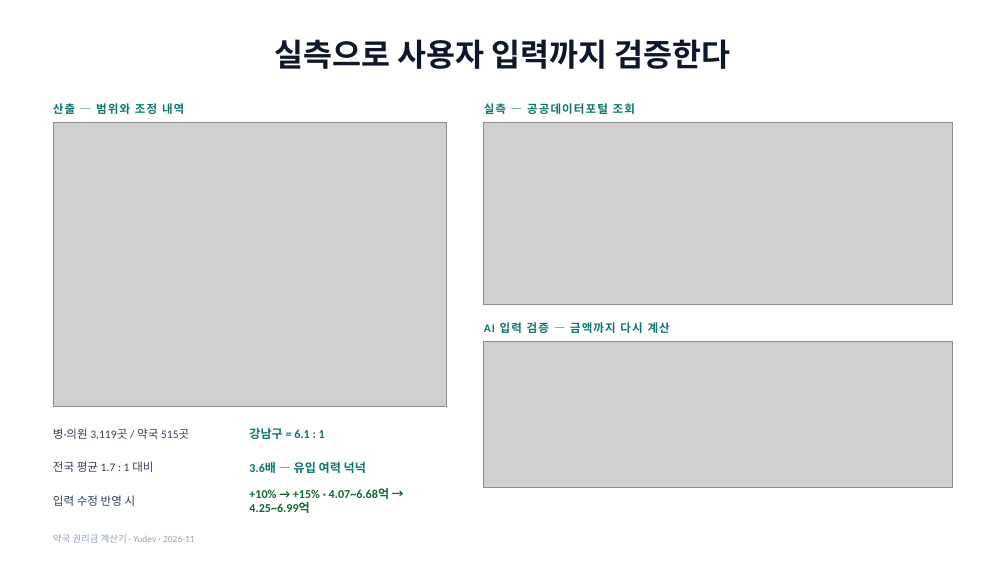
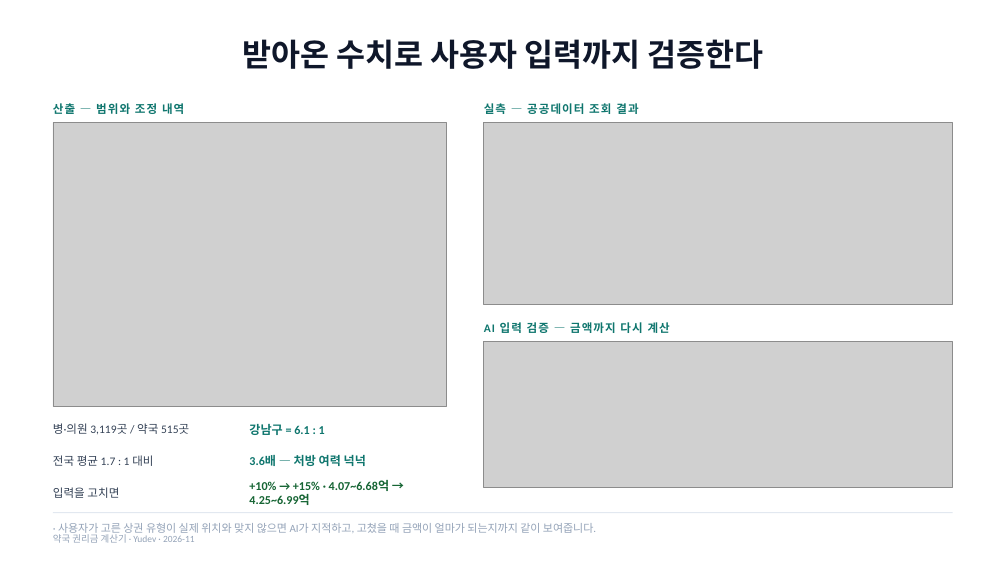
Before and after one commit to YUSEONCHUN/calculating, a slide deck: slide 15 of doc/slides/권리금계산기_프로젝트.pptx. Drawn at 1008x567 pixels with LibreOffice and Linux fonts; fonts in the diff are those of the drawing; grey boxes stand for pictures. Boxes give left, top, right and bottom in pixels: in the first picture for what was removed or moved away, otherwise in the second. Text is boxed around its words. In the diff, an @@ line names an element or a change of style, - is before the commit and + after.

```diff
--- a/doc/slides/권리금계산기_프로젝트.pptx
+++ b/doc/slides/권리금계산기_프로젝트.pptx
@@ title at (242,39,763,69): text changed @@
-실측으로 사용자 입력까지 검증한다
+받아온 수치로 사용자 입력까지 검증한다
@@ text at (484,103,638,114): text changed @@
-실측 — 공공데이터포털 조회
+실측 — 공공데이터 조회 결과
@@ 4 texts: place and size @@
-4 texts at (53,428,389,513)
+4 texts at (53,423,389,505)
@@ text at (249,455,366,466): text changed @@
-3.6배 — 유입 여력 넉넉
+3.6배 — 처방 여력 넉넉
@@ text at (53,487,119,498): text changed @@
-입력 수정 반영 시
+입력을 고치면
@@ line added from (53, 513) to (953, 513), #E2E8F0 1 pt @@
@@ text added at (58,523,596,536), 10.5 pt, text #94A3B8 @@
+· 사용자가 고른 상권 유형이 실제 위치와 맞지 않으면 AI가 지적하고, 고쳤을 때 금액이 얼마가 되는지까지 같이 보여줍니다.
```
Also in this commit, not shown: 18 other slides changed, 3 slides added, 2 slides removed, 5 other files.
